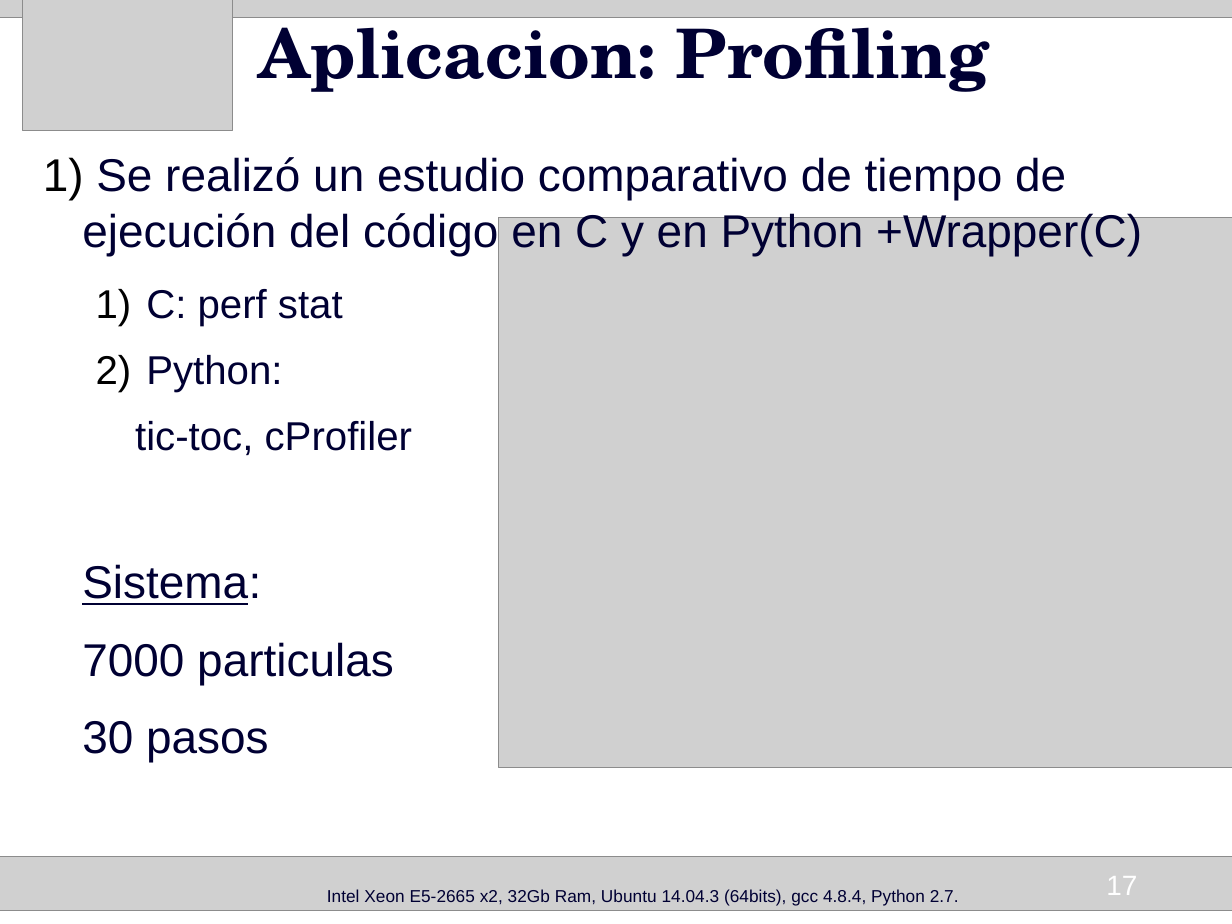
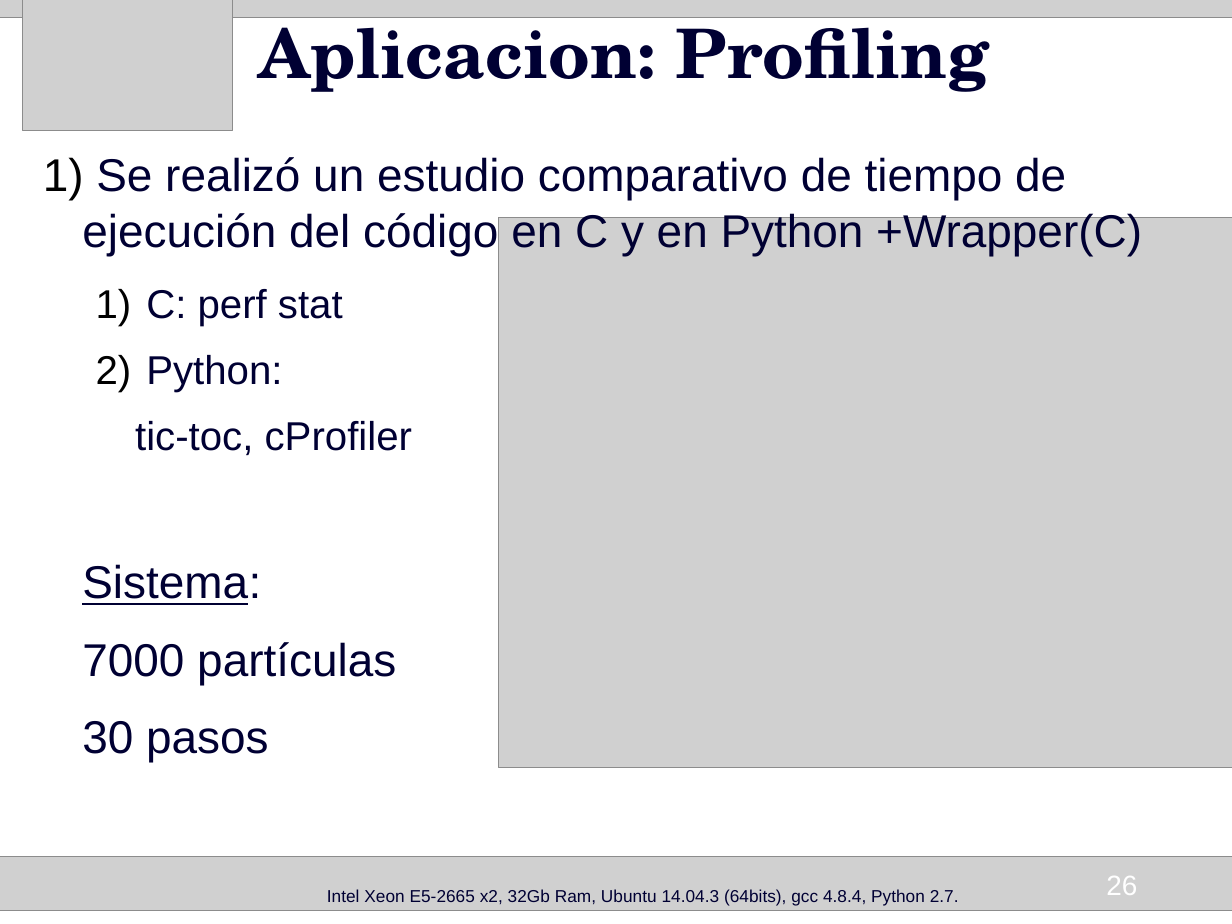
Before and after one commit to HumbertoCelleri/ljmd, a slide deck: slide 26 of presentacion/Presentacion.odp (slide 17 before the commit). Drawn at 1232x924 pixels with LibreOffice and Linux fonts; fonts in the diff are those of the drawing; grey boxes stand for pictures. Boxes give left, top, right and bottom in pixels: in the first picture for what was removed or moved away, otherwise in the second. Text is boxed around its words. In the diff, an @@ line names an element or a change of style, - is before the commit and + after.

```diff
--- a/presentacion/Presentacion.odp
+++ b/presentacion/Presentacion.odp
@@ text at (82,642,396,684): text changed @@
-7000 particulas
+7000 partículas
@@ page number at (1106,876,1137,895): text changed @@
-17
+26
```
Also in this commit, not shown: 7 other slides changed, 9 slides added.
